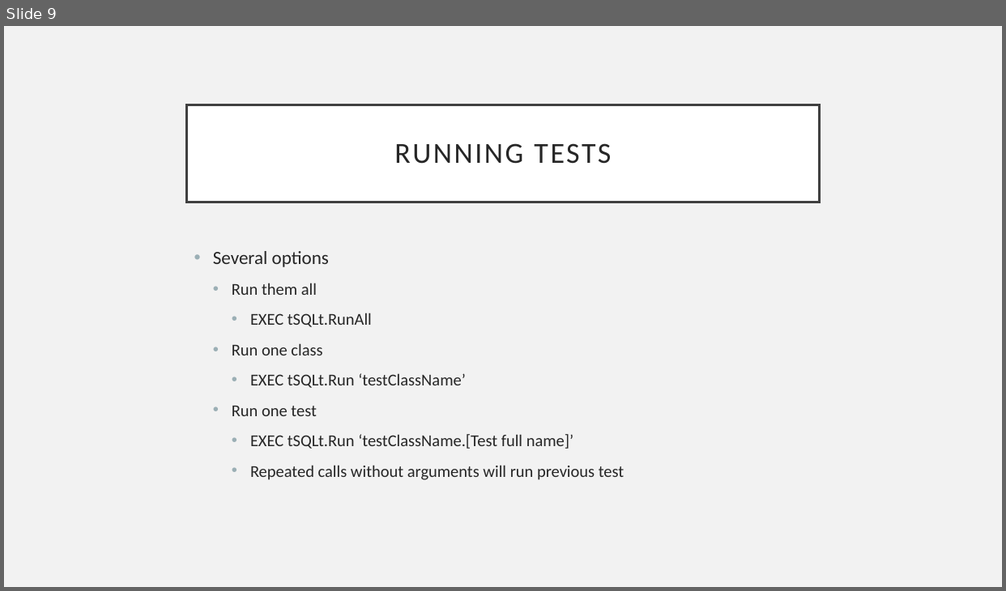
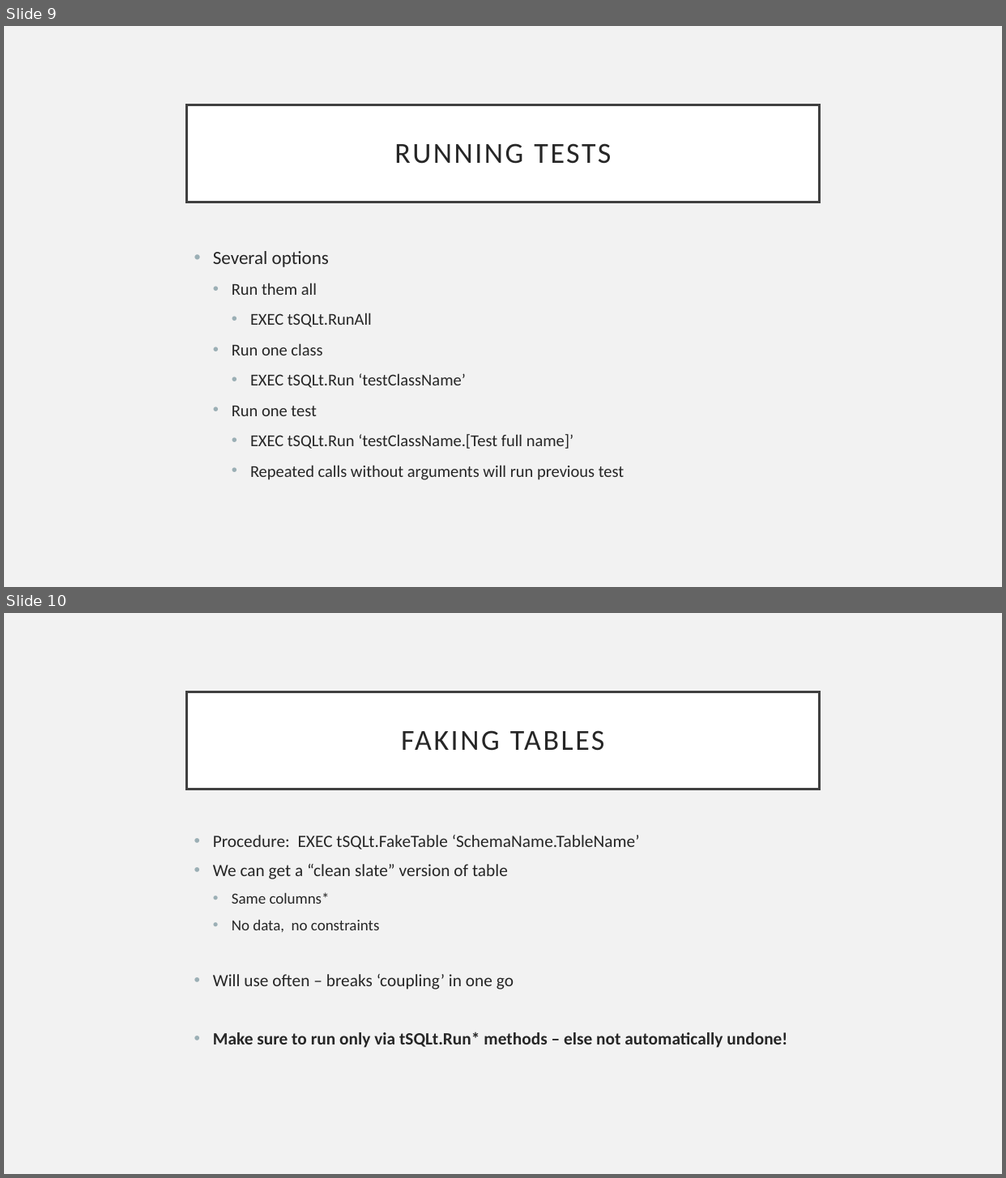
Before and after one commit to AndrewADev/intro-tsqlt-talk, a slide deck: tSQLt-Talk.pptx. Shown one above the other, each under a label of ours: slide 9 before the commit, slides 9 and 10 after it. The pictures are 1006x591 and 1006x1178 pixels, drawn with LibreOffice and Linux fonts; fonts in the diff are those of the drawing. Boxes give left, top, right and bottom in pixels: in the first picture for what was removed or moved away, otherwise in the second. Text is boxed around its words. In the diff, an @@ line names an element or a change of style, - is before the commit and + after.

```diff
--- a/tSQLt-Talk.pptx
+++ b/tSQLt-Talk.pptx
@@ slide 10 added at [4,613,1002,1174], background #F2F2F2 @@
@@ title added at [187,692,819,789], fill #FFFFFF, outline #404040 2.5 pt, 28 pt, text #262626 @@
+FAKING TABLES
@@ text added at [213,835,787,1048], 16.6 pt, text #262626 @@
+• Procedure: EXEC tSQLt.FakeTable ‘SchemaName.TableName’
+• We can get a “clean slate” version of table
+  • Same columns*
+  • No data, no constraints
+• Will use often – breaks ‘coupling’ in one go
+• Make sure to run only via tSQLt.Run* methods – else not automatically undone!
```
Also in this commit, not shown: 2 slides changed, 6 other slides added, 5 other files.
